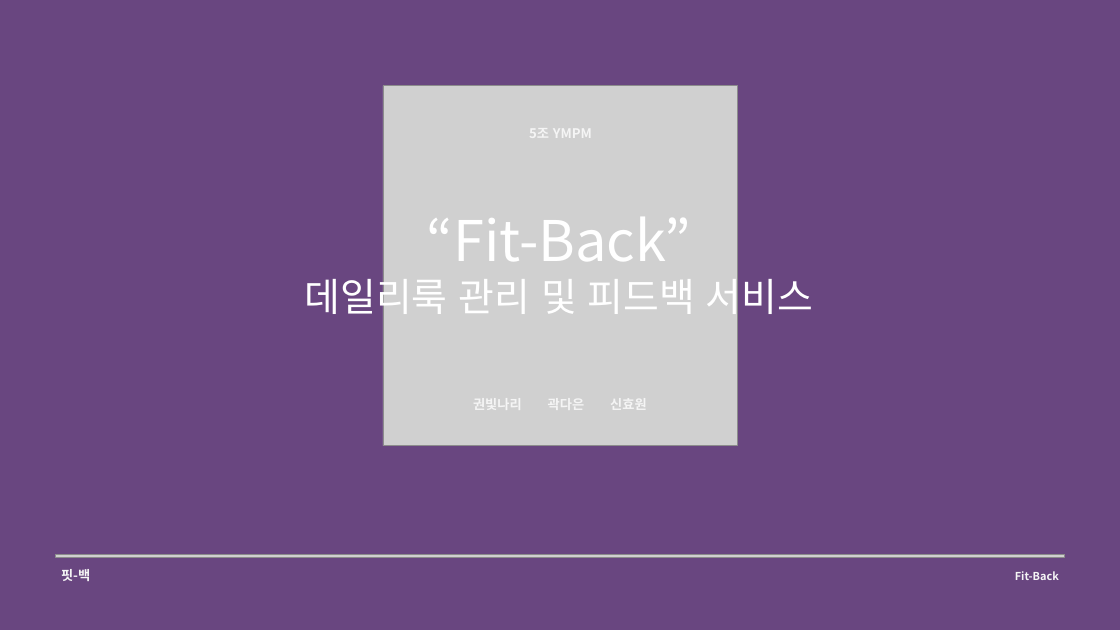
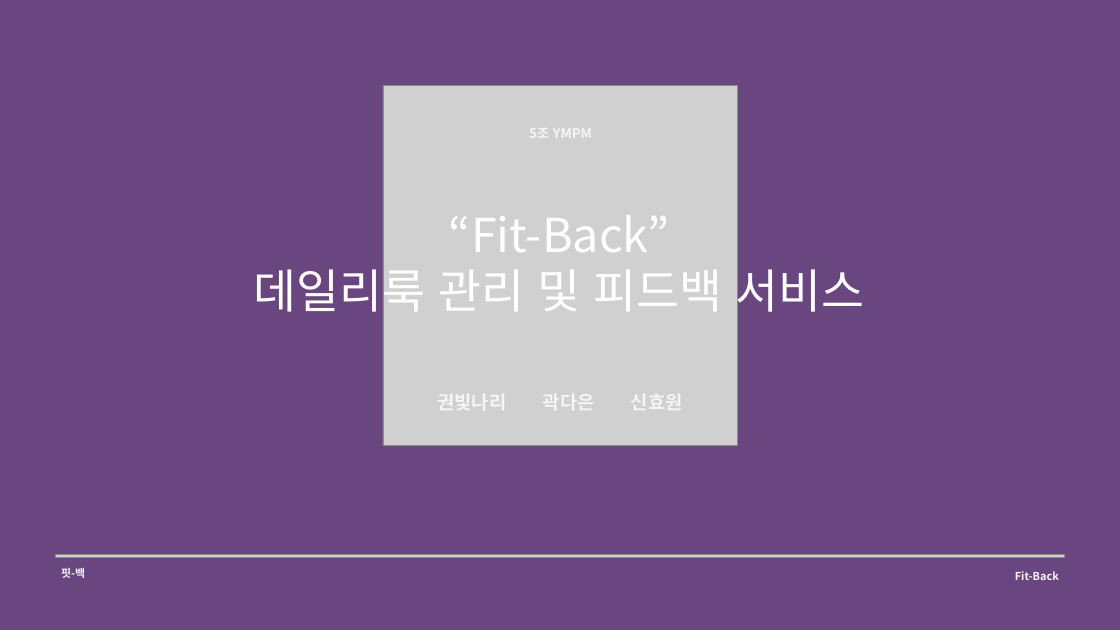
Before and after one commit to bitnarii/YMPM, a slide deck: slide 1 of 기획서/5조 Fit-back.pptx. Drawn at 1120x630 pixels with LibreOffice and Linux fonts; fonts in the diff are those of the drawing; grey boxes stand for pictures. Boxes give left, top, right and bottom in pixels: in the first picture for what was removed or moved away, otherwise in the second. Text is boxed around its words. In the diff, an @@ line names an element or a change of style, - is before the commit and + after.

```diff
--- a/기획서/5조 Fit-back.pptx
+++ b/기획서/5조 Fit-back.pptx
@@ text "“Fit-Back”" at (254,215,865,320): size 72 to 60 pt in "“Fit-Back”"; size 50 to 60 pt in "데일리룩 관리 및 피드백 서비스" @@
@@ text "권빛나리 곽다은 신효원" at (438,388,683,415): size 17 to 24 pt @@
@@ text "핏-백" at (61,568,85,578): size 17 to 14 pt @@
```
Also in this commit, not shown: 8 other slides changed, 3 slides added.
